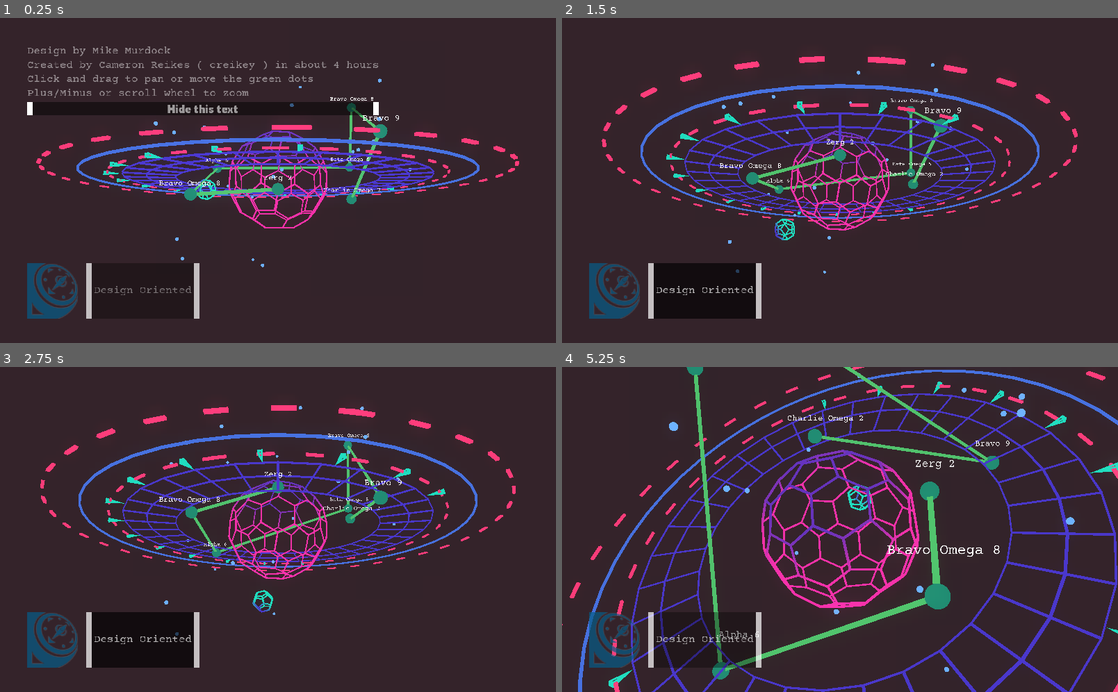
Above: before the commit, frames 1-4 (two rows, left to right).
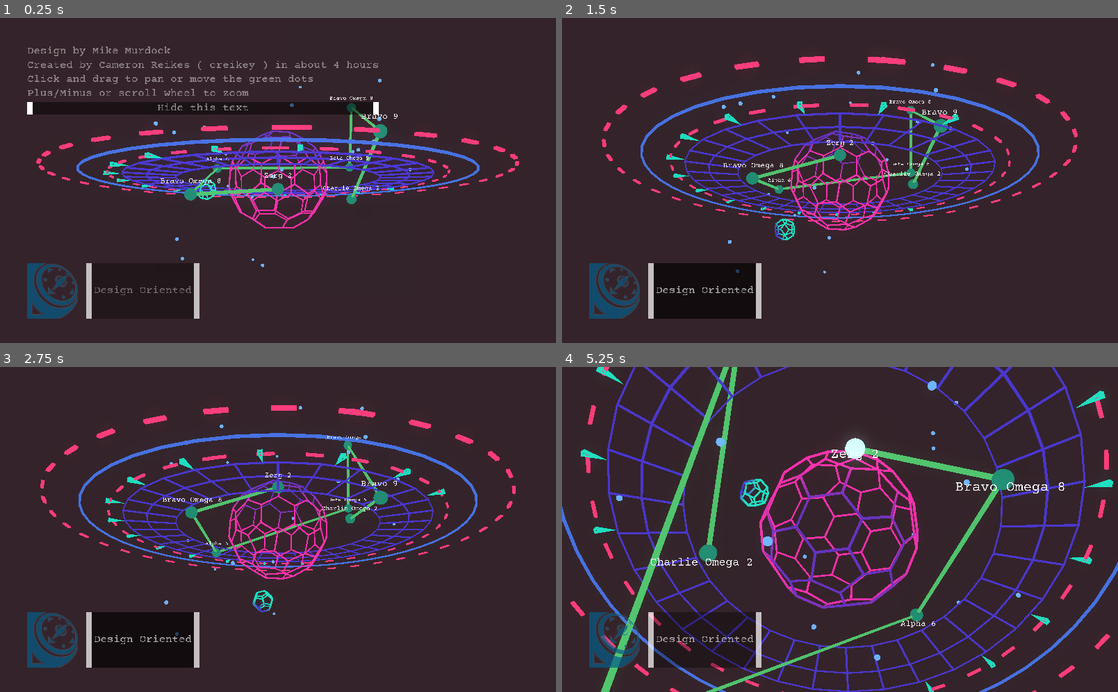
Above: after the commit, the same moments.

Repository: creikey/cool-hologram
Game: Godot game, scene res://Main.tscn
The game is run twice, just before and just after one commit, with the same random seed, the same clock (stepped at 60 frames per second) and the same inputs.
Inputs (mouse positions are in pixels of both pictures, inside the frame that each line leads up to):
- Up to frame 1 (0.25 s): no input
- Up to frame 2 (1.5 s): click "Hide this text" at 0.5 s; click "Design Oriented" at 1.25 s
- Up to frame 3 (2.75 s): click "Design Oriented" at 2 s
- Up to frame 4 (5.25 s): click "Design Oriented" at 2.75 s; move the mouse to (962, 513) at 3.52 s; press the mouse at (962, 513) at 3.53 s; release the mouse at (962, 513) at 4.25 s; drag from (728, 545) to (812, 594) at 4.27 s; move the mouse to (895, 458) at 5.02 s; hold Mouse wheel up (zoom_in) from 5.03 s (still down)

The runs differ from the first frame. In frame 1, 0.7% of the frame differs, in the area x 4-72%, y 24-54%; in frame 2, 0.3%; in frame 3, 0.3%; in frame 4, 25%, in the area x 0-100%, y 0-100%.

Commit message:
Get touch input working on mobile

Diff:
--- a/src/Main.tscn
+++ b/src/Main.tscn
@@ -1,10 +1,9 @@
-[gd_scene load_steps=13 format=2]
+[gd_scene load_steps=12 format=2]
 
 [ext_resource path="res://Meshes.tscn" type="PackedScene" id=1]
 [ext_resource path="res://RotationHelper.gd" type="Script" id=2]
 [ext_resource path="res://SelectionSphere.tscn" type="PackedScene" id=3]
 [ext_resource path="res://SpherePaths.gd" type="Script" id=4]
-[ext_resource path="res://font.tres" type="DynamicFont" id=5]
 [ext_resource path="res://Watermark.png" type="Texture" id=6]
 [ext_resource path="res://UI.gd" type="Script" id=7]
 [ext_resource path="res://theme.tres" type="Theme" id=8]
@@ -99,11 +98,10 @@
 [node name="HideTextButton" type="Button" parent="UI/V"]
 margin_top = 105.0
 margin_right = 648.0
-margin_bottom = 130.0
+margin_bottom = 128.0
 focus_mode = 0
 size_flags_horizontal = 3
 custom_styles/focus = SubResource( 3 )
-custom_fonts/font = ExtResource( 5 )
 enabled_focus_mode = 0
 text = "Hide this text"
 __meta__ = {
--- a/src/RotationHelper.gd
+++ b/src/RotationHelper.gd
@@ -12,6 +12,7 @@
 #
 
 func _input(event):
+#	print(event)
 	if event.is_action_pressed("zoom_in"):
 		target_zoom -= MOUSE_ZOOM_INCREMENT
 	elif event.is_action_pressed("zoom_out"):
@@ -24,16 +25,20 @@
 #		dragging = false
 
 func _unhandled_input(event):
-	if event.is_action_pressed("interact"):
+	if _is_start_of_drag(event, true) or event.is_action_pressed("interact"):
 		Input.set_default_cursor_shape(Input.CURSOR_POINTING_HAND)
 		dragging = true
-	elif event is InputEventMouseMotion and dragging:
+	elif (event is InputEventMouseMotion or event is InputEventScreenDrag) and dragging:
+#		print(event.relative)
 		target_rotation.x -= event.relative.y*MOUSE_DRAG_SPEED
 		target_rotation.y -= event.relative.x*MOUSE_DRAG_SPEED
-	elif event.is_action_released("interact"):
+	elif _is_start_of_drag(event, false) or event.is_action_released("interact"):
 		Input.set_default_cursor_shape(Input.CURSOR_ARROW)
 		dragging = false
 
+
+func _is_start_of_drag(event: InputEvent, pressed: bool):
+	return (event is InputEventScreenTouch and event.pressed == pressed and event.index == 0)
 
 func _process(delta):
 	if Input.is_action_pressed("zoom_in"):
--- a/src/SelectionSphere.gd
+++ b/src/SelectionSphere.gd
@@ -20,7 +20,8 @@
 
 var _dragging: bool = false
 var _time: float = 0.0
-onready var _label: Label = $LabelViewport/Label
+var _set_for_mobile: bool = false
+onready var _label: Label = $LabelViewport/CanvasLayer/Label
 onready var _mesh: MeshInstance = $MeshInstance
 var _mouse_inside: bool = false
 
@@ -47,7 +48,10 @@
 	_mesh.material_override = unselected
 
 func _input(event):
-	if _dragging and event is InputEventMouseMotion:
+	if not _set_for_mobile and event is InputEventScreenDrag: # on mobile
+		_set_for_mobile = true
+		$CollisionShape.shape.radius = 0.5
+	if _dragging and (event is InputEventMouseMotion or event is InputEventScreenDrag):
 		var camera: Camera = get_viewport().get_camera()
 		var movement_begin: Vector2 = event.position - event.relative
 		var movement_end: Vector2 = event.position
@@ -57,7 +61,8 @@
 		var movement_end_3d: Vector3 = camera.project_position(movement_end, distance)
 
 		move_and_collide(movement_end_3d - movement_begin_3d)
-	elif event.is_action("interact"):
+	elif (_is_start_of_drag(event, true) or _is_start_of_drag(event, false)) or event.is_action("interact"):
+#		print("potential drag")
 		if event.is_pressed():
 			if _mouse_inside:
 				_dragging = true
@@ -65,3 +70,6 @@
 		elif not event.is_pressed():
 			_dragging = false
 #		_dragging = event.is_pressed()
+
+func _is_start_of_drag(event: InputEvent, pressed: bool):
+	return (event is InputEventScreenTouch and event.pressed == pressed and event.index == 0)
--- a/src/SelectionSphere.tscn
+++ b/src/SelectionSphere.tscn
@@ -10,7 +10,7 @@
 height = 0.2
 
 [sub_resource type="SphereShape" id=2]
-radius = 0.15
+radius = 0.123919
 
 [sub_resource type="DynamicFont" id=6]
 size = 64
@@ -51,24 +51,27 @@
 transparent_bg = true
 render_target_v_flip = true
 
-[node name="Label" type="Label" parent="LabelViewport"]
+[node name="CanvasLayer" type="CanvasLayer" parent="LabelViewport"]
+
+[node name="Label" type="Label" parent="LabelViewport/CanvasLayer"]
 anchor_right = 1.0
 anchor_bottom = 1.0
-margin_right = 1.52588e-05
-margin_bottom = 499.0
+margin_right = 6.10352e-05
+margin_bottom = 6.10352e-05
 mouse_filter = 1
 size_flags_vertical = 1
 theme = ExtResource( 3 )
 custom_fonts/font = SubResource( 6 )
 text = "Alpha Prime 1"
 align = 1
+valign = 1
 autowrap = true
 __meta__ = {
 "_editor_description_": ""
 }
 
 [node name="LabelQuad" type="MeshInstance" parent="."]
-transform = Transform( 1, 0, 0, 0, 1, 0, 0, 0, 1, 0, -0.457567, 0 )
+transform = Transform( 1, 0, 0, 0, 1, 0, 0, 0, 1, 0, 0.212402, 0 )
 material_override = SubResource( 5 )
 mesh = SubResource( 3 )
 material/0 = null
